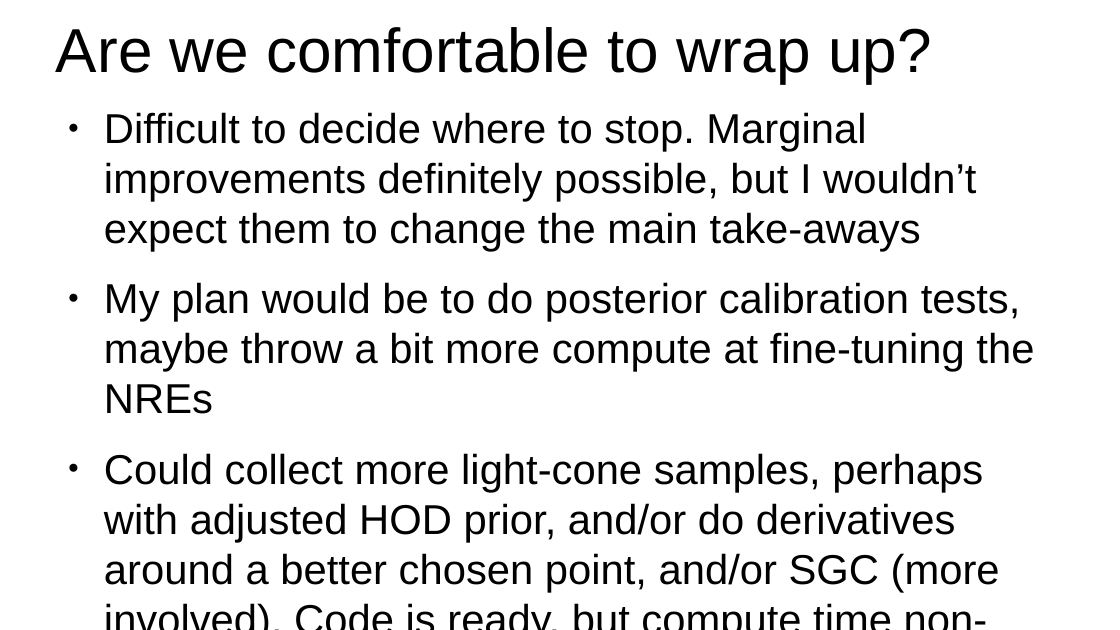
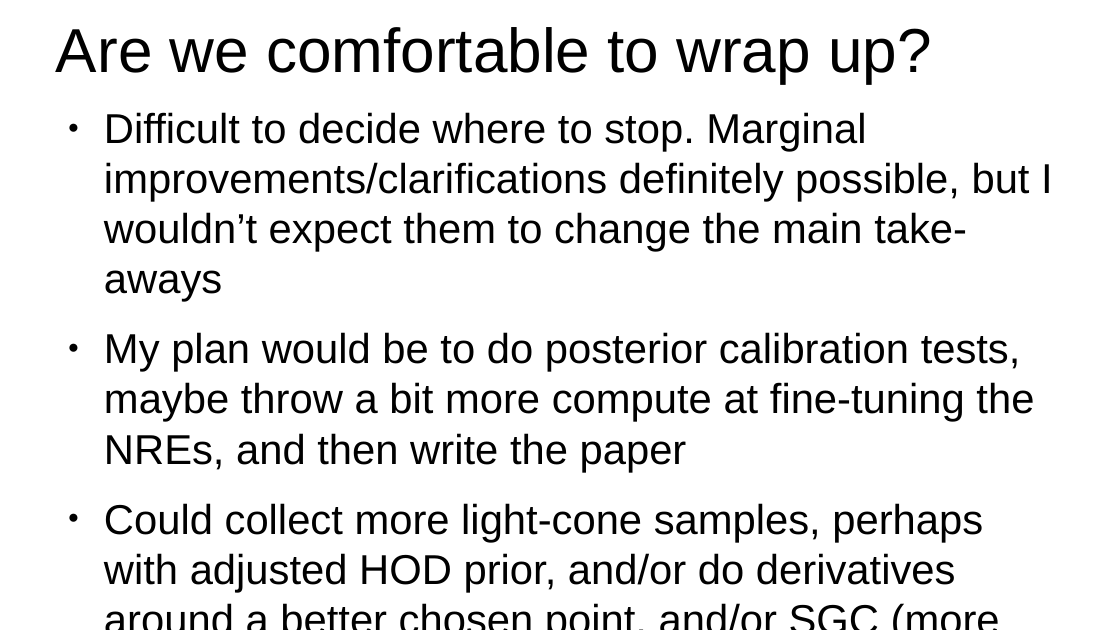
Before and after one commit to leanderthiele/nuvoid_production, a slide deck: slide 18 of presentation_020923.odp (slide 17 before the commit). Drawn at 1120x630 pixels with LibreOffice and Linux fonts; fonts in the diff are those of the drawing. Boxes give left, top, right and bottom in pixels: in the first picture for what was removed or moved away, otherwise in the second. Text is boxed around its words. In the diff, an @@ line names an element or a change of style, - is before the commit and + after.

```diff
--- a/presentation_020923.odp
+++ b/presentation_020923.odp
@@ text at (x1=104, y1=112, x2=1053, y2=472): text changed @@
-● Difficult to decide where to stop. Marginal improvements definitely possible, but I wouldn’t expect them to change the main take-aways
-● My plan would be to do posterior calibration tests, maybe throw a bit more compute at fine-tuning the NREs
+● Difficult to decide where to stop. Marginal improvements/clarifications definitely possible, but I wouldn’t expect them to change the main take-aways
+● My plan would be to do posterior calibration tests, maybe throw a bit more compute at fine-tuning the NREs, and then write the paper
```
Also in this commit, not shown: 2 other slides changed, 5 slides added, 4 slides removed, 1 other file.
